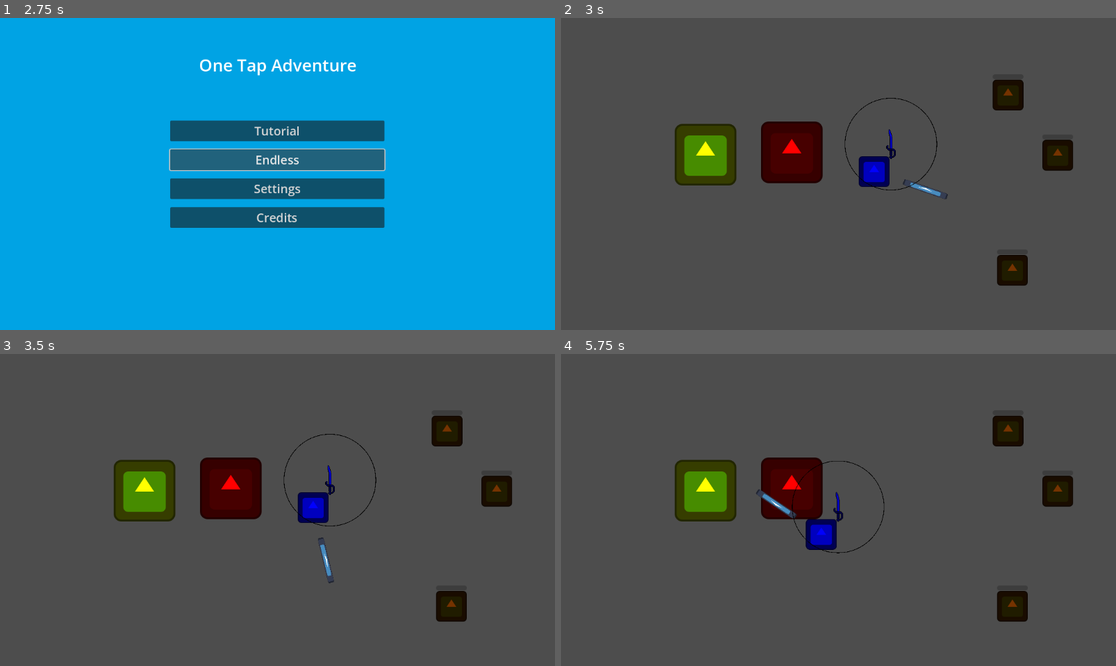
Above: before the commit, frames 1-4 (two rows, left to right).
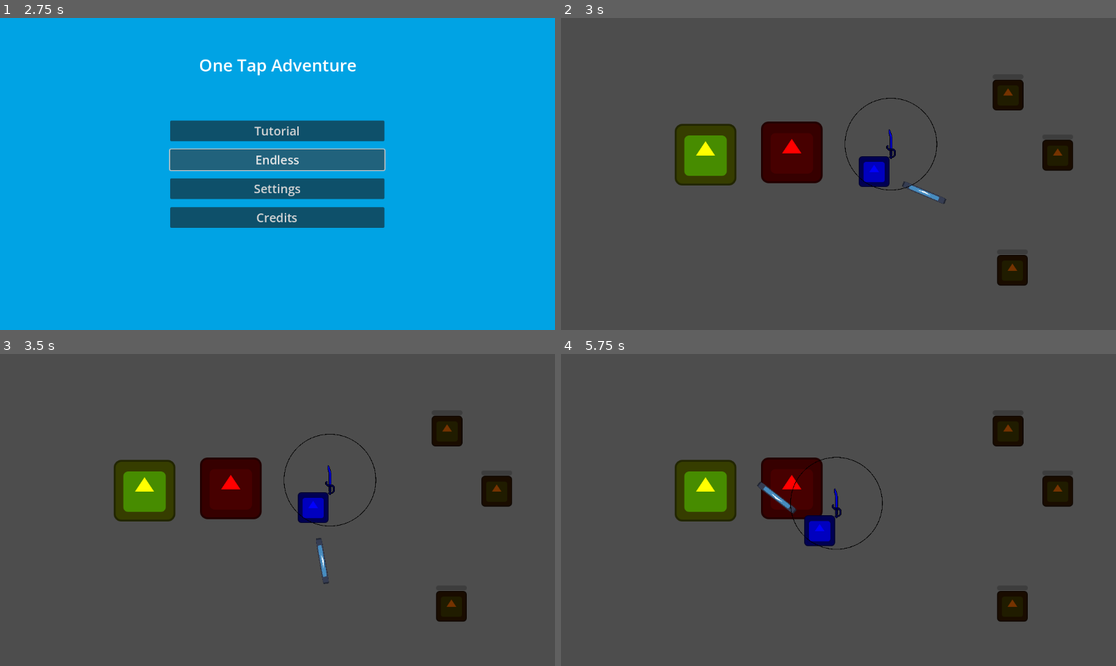
Above: after the commit, the same moments.

Repository: Maccy-0/1-Tap-Adventure
Game: Godot game, scene res://Scenes/MainMenuScene.tscn
The game is run twice, just before and just after one commit, with the same random seed, the same clock (stepped at 60 frames per second) and the same inputs. This scene is started directly instead of the project's main scene. The engine's default icon, where the game draws it, is replaced by a stand-in: a white triangle on a blue panel in a dark square.
Inputs (mouse positions are in pixels of both pictures, inside the frame that each line leads up to):
- Up to frame 1 (2.75 s): click "Endless" at 0.5 s; click "Endless" at 1.25 s; click "Endless" at 2 s
- Up to frame 2 (3 s): click "Tutorial" at 2.75 s
- Up to frame 3 (3.5 s): no input
- Up to frame 4 (5.75 s): tap Enter (ui_accept) at 3.5, 3.77, 4.07, 4.52, 4.55, 4.82, 5.1 s; move the mouse to (960, 494) at 3.52 s; hold Space (action) 3.53-4.28 s; click (960, 494) at 3.67 s; tap F at 3.8, 4.35 s; move the mouse to (727, 525) at 4.27 s; click (727, 525) at 4.42 s; move the mouse to (894, 441) at 5.02 s; hold Space (action) from 5.03 s (still down); click (894, 441) at 5.17 s

Frame 1 is identical in both runs. In frame 2, 0.2% of the frame differs, in the area x 61-70%, y 51-60%; in frame 3, 0.2%; in frame 4, 1.0%, in the area x 35-59%, y 32-64%.

Commit message:
MainMenu_Button_Function

Diff:
--- a/Scenes/MainMenuScene.tscn
+++ b/Scenes/MainMenuScene.tscn
@@ -46,6 +46,7 @@
 size_flags_vertical = 3
 focus_next = NodePath("../Endless~")
 theme_override_font_sizes/font_size = 25
+action_mode = 0
 text = "Tutorial"
 
 [node name="Endless~" type="Button" parent="VBoxContainer"]
--- a/Scenes/main_menu_scene.gd
+++ b/Scenes/main_menu_scene.gd
@@ -1,22 +1,43 @@
 extends Control
 
+var heldDown = false
+var heldTime = 0.0
+var confDuration = 1.0
+var pressTime = 0.0
 
 # Called when the node enters the scene tree for the first time.
 func _ready() -> void:
 	$VBoxContainer/Tutorial.grab_focus.call_deferred()
 
 func _input(event):
+	if event is InputEventKey and event.is_pressed() and heldDown == false:
+		if event.keycode == KEY_SPACE:
+			heldDown = true
+			pressTime = Time.get_ticks_msec() / 1000.0
+
 	if event is InputEventKey and event.is_released():
-		if event.keycode == KEY_F:
+		if event.keycode == KEY_SPACE:
+			heldTime = 0.0
+			pressTime = 0.0
+			heldDown = false
 			var a = InputEventAction.new()
 			a.action = "ui_focus_next"
 			a.pressed = true
 			Input.parse_input_event(a)
 
-# Called every frame. 'delta' is the elapsed time since the previous frame.
+
 func _process(delta: float) -> void:
-	pass
-
+	if heldDown == true:
+		heldTime = Time.get_ticks_msec() / 1000.0
+		var compare = heldTime - pressTime
+		print_debug(compare)
+		if compare >= confDuration:
+			print_debug("Held Time Finished")
+			heldDown = false
+			var a = InputEventAction.new()
+			a.action = "ui_accept"
+			a.pressed = true
+			Input.parse_input_event(a)
 
 func _on_tutorial_pressed() -> void:
 	get_tree().change_scene_to_file("res://Scenes/MainScene.tscn")
--- a/project.godot
+++ b/project.godot
@@ -17,6 +17,18 @@
 
 [input]
 
+ui_accept={
+"deadzone": 0.5,
+"events": [Object(InputEventKey,"resource_local_to_scene":false,"resource_name":"","device":0,"window_id":0,"alt_pressed":false,"shift_pressed":false,"ctrl_pressed":false,"meta_pressed":false,"pressed":false,"keycode":4194309,"physical_keycode":0,"key_label":0,"unicode":0,"location":0,"echo":false,"script":null)
+, Object(InputEventKey,"resource_local_to_scene":false,"resource_name":"","device":0,"window_id":0,"alt_pressed":false,"shift_pressed":false,"ctrl_pressed":false,"meta_pressed":false,"pressed":false,"keycode":4194310,"physical_keycode":0,"key_label":0,"unicode":0,"location":0,"echo":false,"script":null)
+, Object(InputEventKey,"resource_local_to_scene":false,"resource_name":"","device":0,"window_id":0,"alt_pressed":false,"shift_pressed":false,"ctrl_pressed":false,"meta_pressed":false,"pressed":false,"keycode":0,"physical_keycode":0,"key_label":4194338,"unicode":0,"location":0,"echo":false,"script":null)
+]
+}
+ui_select={
+"deadzone": 0.5,
+"events": [Object(InputEventJoypadButton,"resource_local_to_scene":false,"resource_name":"","device":0,"button_index":3,"pressure":0.0,"pressed":false,"script":null)
+]
+}
 action={
 "deadzone": 0.2,
 "events": [Object(InputEventKey,"resource_local_to_scene":false,"resource_name":"","device":0,"window_id":0,"alt_presse …(189 unchanged characters)…
